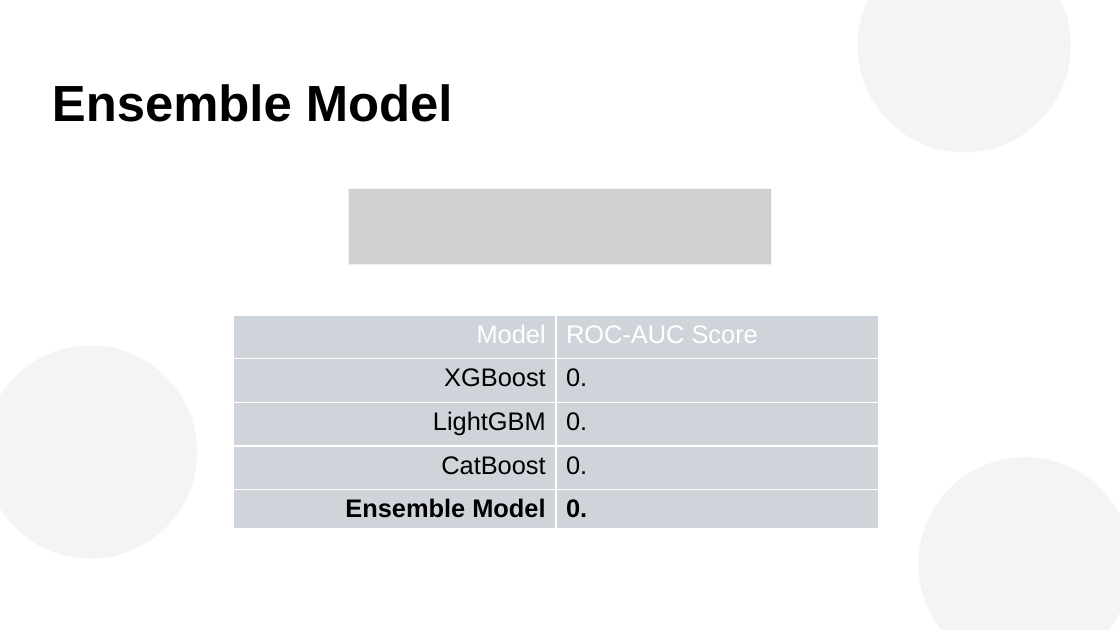
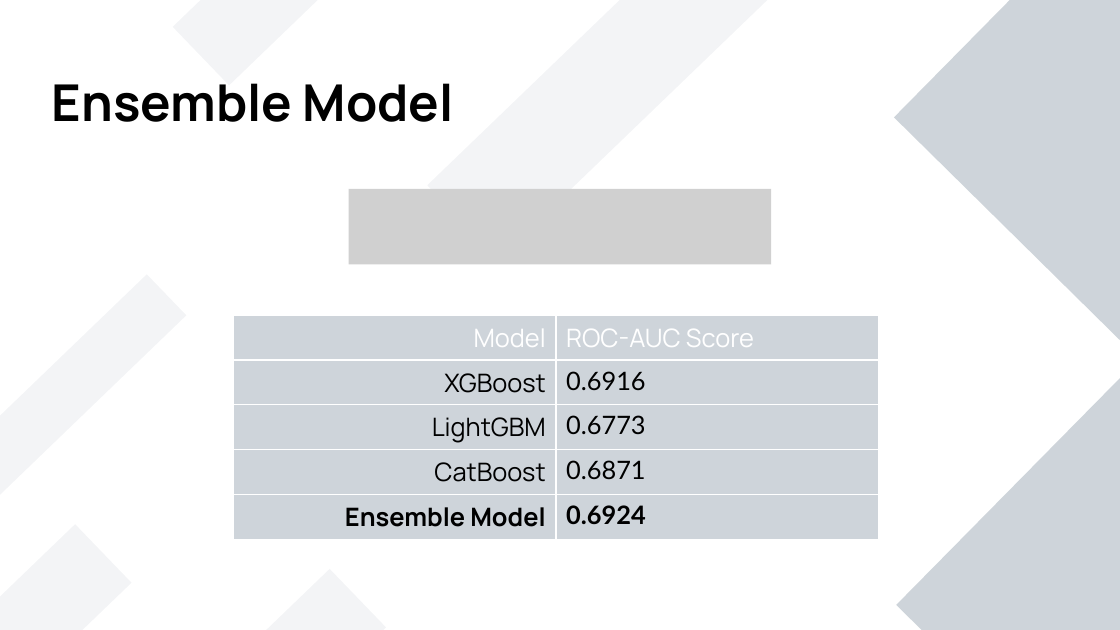
Before and after one commit to atfortes/Repeat-Buyers-Prediction, a slide deck: slide 22 of final_presentation.pptx (slide 21 before the commit). Drawn at 1120x630 pixels with LibreOffice and Linux fonts; fonts in the diff are those of the drawing; grey boxes stand for pictures; background and template pictures are left out. Boxes give left, top, right and bottom in pixels: in the first picture for what was removed or moved away, otherwise in the second. Text is boxed around its words. In the diff, an @@ line names an element or a change of style, - is before the commit and + after.

```diff
--- a/final_presentation.pptx
+++ b/final_presentation.pptx
@@ rectangle added at (173, 0, 436, 85), fill #8D99AE at 10% opacity @@
@@ rectangle added at (428, 0, 776, 259), fill #8D99AE at 10% opacity @@
@@ ellipse removed at (858, 0, 1071, 152) @@
@@ rectangle added at (895, 0, 1120, 344), fill #CED4DA @@
@@ text "Ensemble Model" at (52, 83, 454, 122): font Arial to Manrope @@
@@ table at (234, 315, 878, 531) @@
-row 2, column 2: 0.
+row 2, column 2: 0.6916
-row 3, column 2: 0.
+row 3, column 2: 0.6773
-row 4, column 2: 0.
+row 4, column 2: 0.6871
-row 5, column 2: 0.
+row 5, column 2: 0.6924
@@ font Arial to Manrope in "Model", "ROC-AUC Score", "XGBoost", "LightGBM" and 2 more places @@
@@ rectangle added at (897, 376, 1120, 630), fill #CED4DA @@
@@ ellipse removed at (919, 457, 1120, 630) @@
```
Also in this commit, not shown: 24 other slides changed, 1 slide added.
